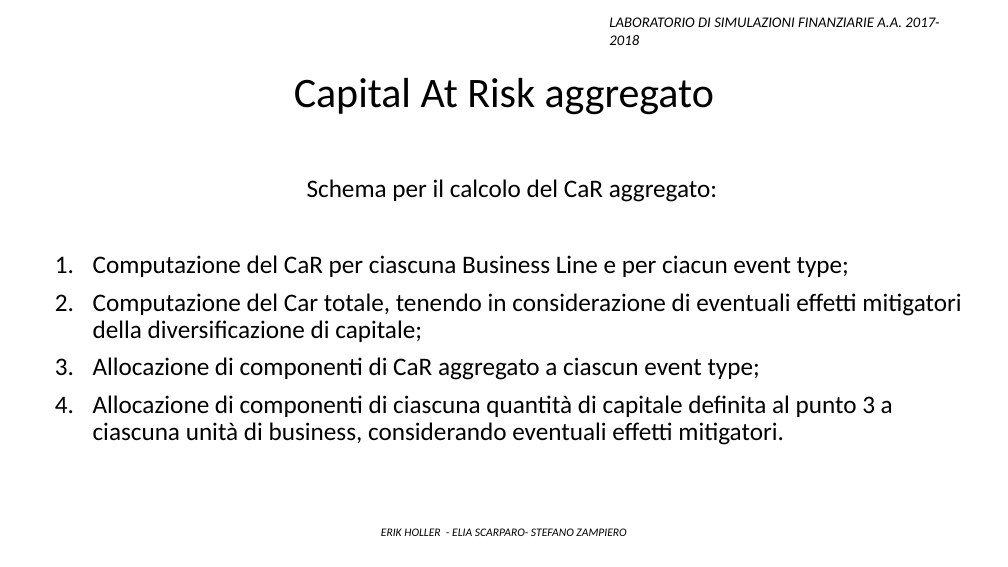
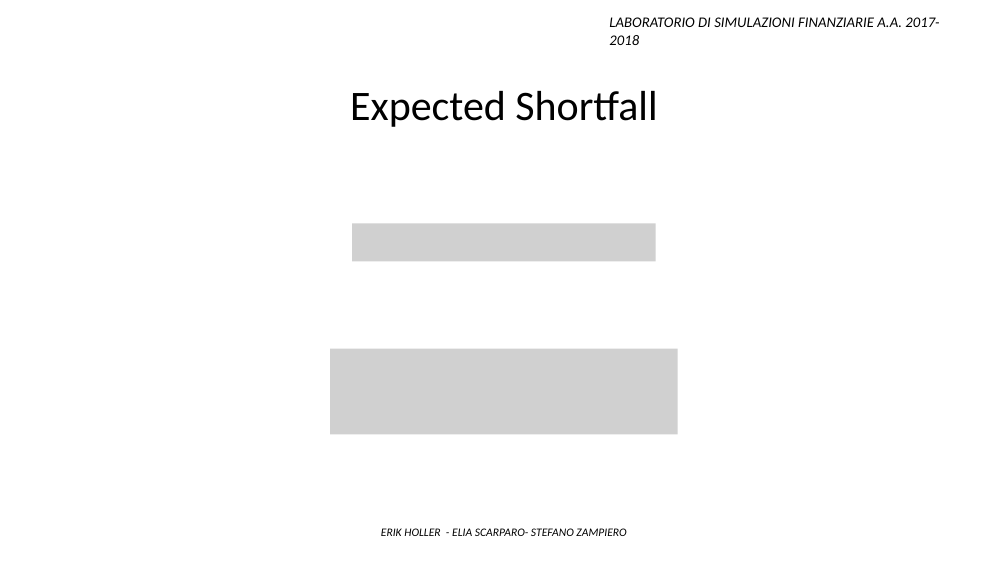
Before and after one commit to Stegirsanov/Laboratorio-di-simulazioni-finanziarie-project, a slide deck: slide 38 of Presentazione_finale.pptx (slide 22 before the commit). Drawn at 1008x567 pixels with LibreOffice and Linux fonts; fonts in the diff are those of the drawing; grey boxes stand for pictures. Boxes give left, top, right and bottom in pixels: in the first picture for what was removed or moved away, otherwise in the second. Text is boxed around its words. In the diff, an @@ line names an element or a change of style, - is before the commit and + after.

```diff
--- a/Presentazione_finale.pptx
+++ b/Presentazione_finale.pptx
@@ text removed at (294,78,714,115) @@
-Capital At Risk aggregato
@@ title added at (350,91,657,127), 40 pt, text #000000 @@
+Expected Shortfall
@@ text removed at (93,179,961,445) @@
-Schema per il calcolo del CaR aggregato:
-1. Computazione del CaR per ciascuna Business Line e per ciacun event type;
-2. Computazione del Car totale, tenendo in considerazione di eventuali effetti mitigatori della diversificazione di capitale;
-3. Allocazione di componenti di CaR aggregato a ciascun event type;
-4. Allocazione di componenti di ciascuna quantità di capitale definita al punto 3 a ciascuna unità di business, considerando eventuali effetti mitigatori.
@@ picture added at (352,223,656,261) @@
@@ picture added at (330,349,678,434) @@
```
Also in this commit, not shown: 15 other slides changed, 6 slides added, 2 slides removed, 3 other files.
